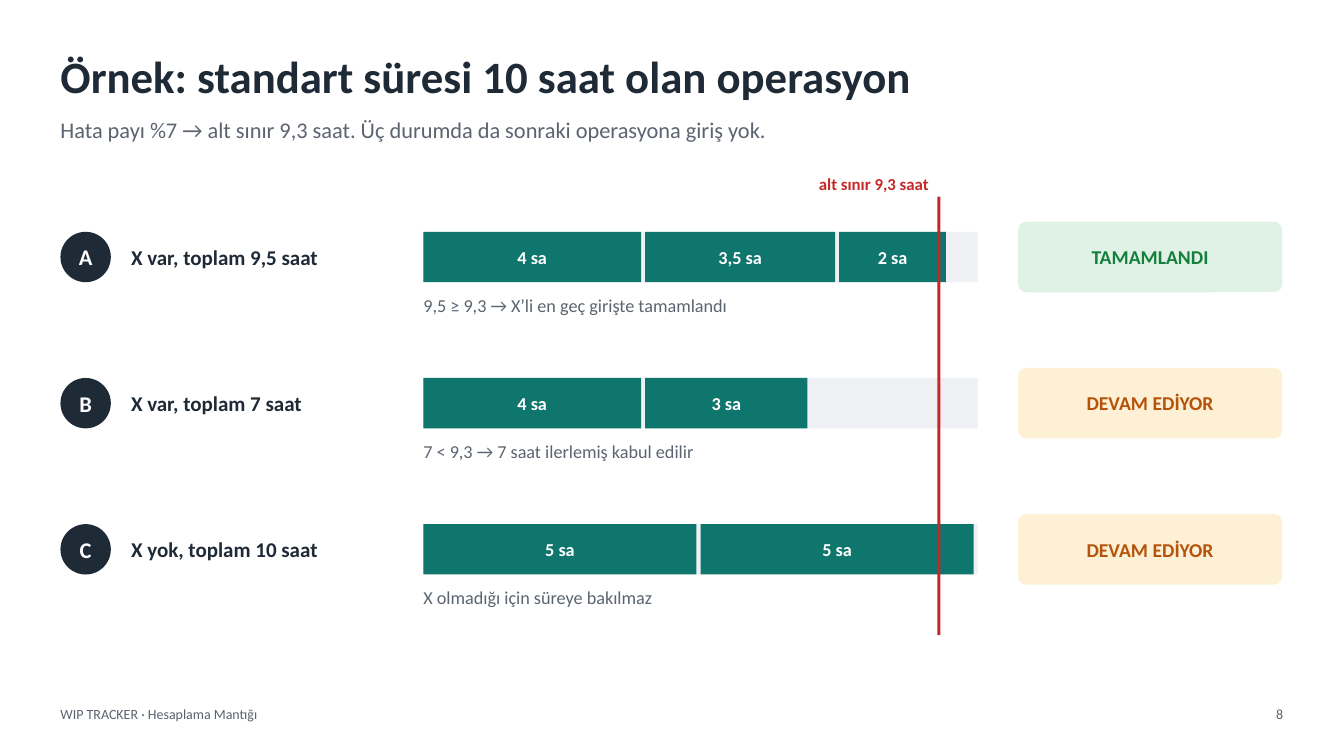
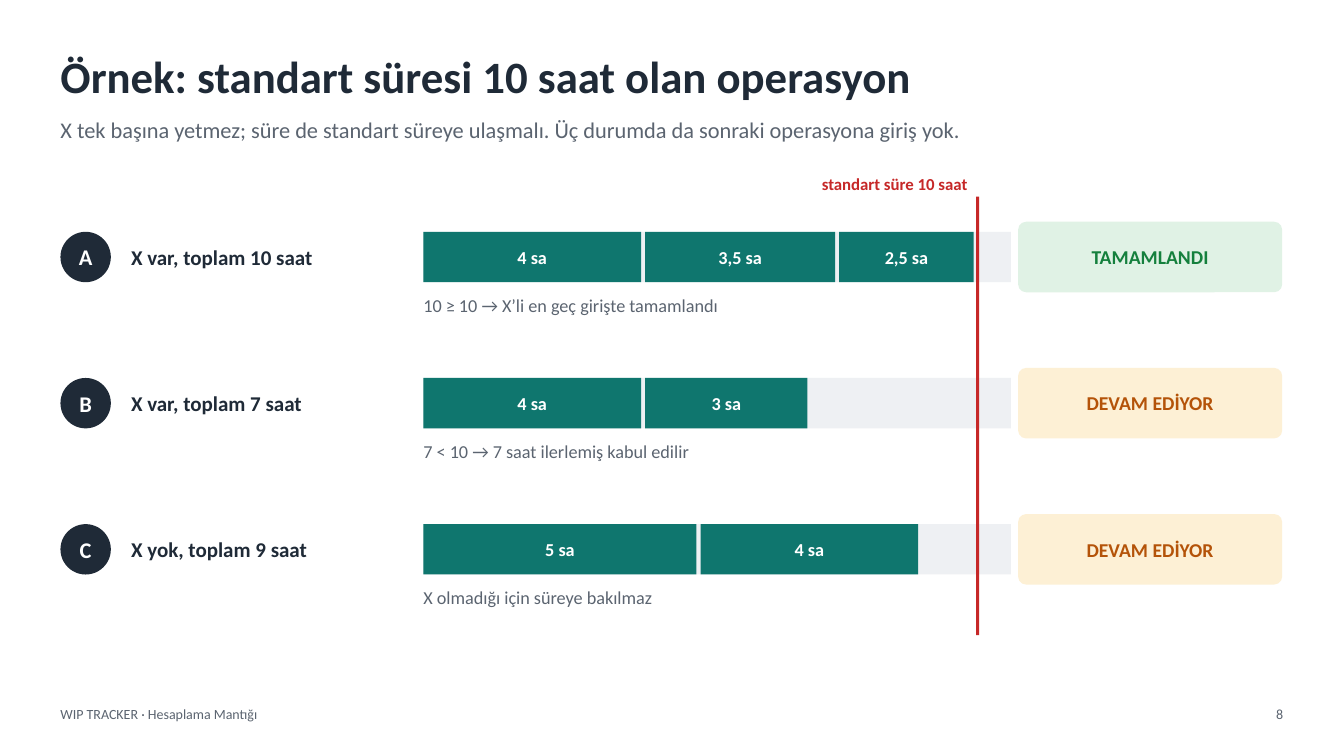
Before and after one commit to EfeYaltirikli/WIP_TRACKER_PUBLIC, a slide deck: slide 8 of WIP_TRACKER_Hesaplama_Mantigi.pptx. Drawn at 1344x756 pixels with LibreOffice and Linux fonts; fonts in the diff are those of the drawing. Boxes give left, top, right and bottom in pixels: in the first picture for what was removed or moved away, otherwise in the second. Text is boxed around its words. In the diff, an @@ line names an element or a change of style, - is before the commit and + after.

```diff
--- a/WIP_TRACKER_Hesaplama_Mantigi.pptx
+++ b/WIP_TRACKER_Hesaplama_Mantigi.pptx
@@ text at <box>60,120,959,142</box>: text changed @@
-Hata payı %7 → alt sınır 9,3 saat. Üç durumda da sonraki operasyona giriş yok.
+X tek başına yetmez; süre de standart süreye ulaşmalı. Üç durumda da sonraki operasyona giriş yok.
@@ text at <box>822,178,967,190</box>: text changed @@
-alt sınır 9,3 saat
+standart süre 10 saat
@@ rectangle: place and size @@
-rectangle at <box>938,197,941,635</box>
+rectangle at <box>976,197,979,635</box>
@@ rectangle: place and size @@
-rectangle at <box>423,232,978,282</box>
+rectangle at <box>423,232,1011,282</box>
@@ rectangle "2,5 sa": place and size @@
-rectangle "2,5 sa" at <box>839,232,946,282</box>
+rectangle "2,5 sa" at <box>839,232,973,282</box>
@@ text at <box>131,250,312,269</box>: text changed @@
-X var, toplam 9,5 saat
+X var, toplam 10 saat
@@ text in rectangle at <box>885,252,928,267</box>: text changed @@
-2 sa
+2,5 sa
@@ text at <box>423,299,717,315</box>: text changed @@
-9,5 ≥ 9,3 → X’li en geç girişte tamamlandı
+10 ≥ 10 → X’li en geç girişte tamamlandı
@@ rectangle: place and size @@
-rectangle at <box>423,378,978,429</box>
+rectangle at <box>423,378,1011,429</box>
@@ text at <box>423,445,688,461</box>: text changed @@
-7 < 9,3 → 7 saat ilerlemiş kabul edilir
+7 < 10 → 7 saat ilerlemiş kabul edilir
@@ rectangle: place and size @@
-rectangle at <box>423,524,978,575</box>
+rectangle at <box>423,524,1011,575</box>
@@ rectangle "4 sa": place and size @@
-rectangle "4 sa" at <box>701,524,974,575</box>
+rectangle "4 sa" at <box>701,524,919,575</box>
@@ text at <box>131,542,307,561</box>: text changed @@
-X yok, toplam 10 saat
+X yok, toplam 9 saat
@@ text in rectangle at <box>795,544,824,556</box>: text changed @@
-5 sa
+4 sa
```
Also in this commit, not shown: 4 other slides changed, 1 slide added.
